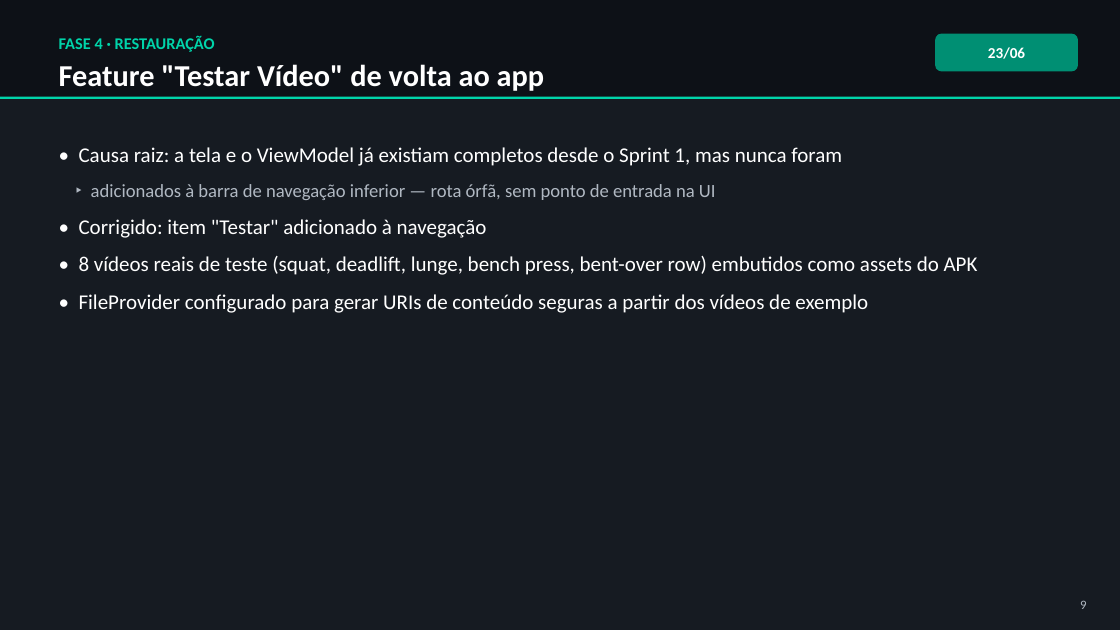
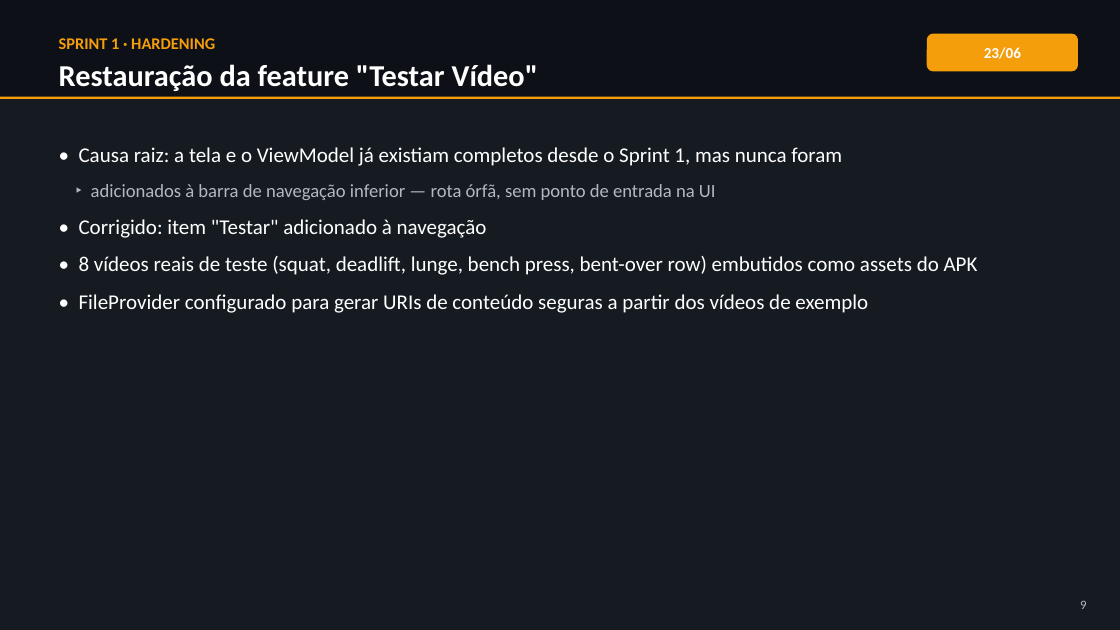
Before and after one commit to souzza-matheus/gym, a slide deck: slide 9 of GymVision_Historico_Projeto.pptx. Drawn at 1120x630 pixels with LibreOffice and Linux fonts; fonts in the diff are those of the drawing. Boxes give left, top, right and bottom in pixels: in the first picture for what was removed or moved away, otherwise in the second. Text is boxed around its words. In the diff, an @@ line names an element or a change of style, - is before the commit and + after.

```diff
--- a/GymVision_Historico_Projeto.pptx
+++ b/GymVision_Historico_Projeto.pptx
@@ text at box(59, 38, 215, 49): text changed; text colour #00D4AA to #F59E0B @@
-FASE 4 · RESTAURAÇÃO
+SPRINT 1 · HARDENING
@@ rounded rectangle "23/06": place and size @@
-rounded rectangle "23/06" at box(935, 34, 1078, 71)
+rounded rectangle "23/06" at box(927, 34, 1078, 71)
@@ rounded rectangle "23/06" at box(927, 34, 1078, 71): fill #008F73 to #F59E0B @@
@@ text at box(59, 64, 538, 91): text changed @@
-Feature "Testar Vídeo" de volta ao app
+Restauração da feature "Testar Vídeo"
@@ rectangle at box(0, 97, 1120, 99): fill #00D4AA to #F59E0B @@
```
Also in this commit, not shown: 11 other slides changed, 6 slides added, 4 slides removed.
